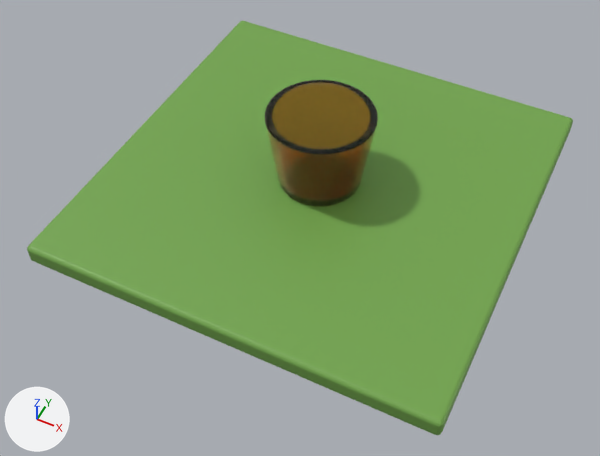
An edit to the glTF model static/cup.glb, drawn before and after from the same camera.
Camera for both pictures: a 50 mm lens placed at (3.02, -6.57, 7.16), pointed at (0.03, -0.59, -0.32). Arrows for +X, +Y and +Z are at lower left; the lights stay in place. Where no turn or scale is listed for an object, it has been applied to the vertices.
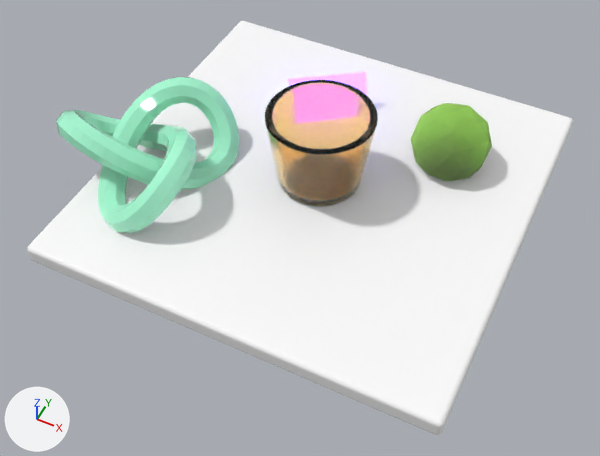
Commit message: feat: showcase more material types

Boxes (x1, y1, x2, y2) around the edits, measured in the pictures (600 x 456 px):
'Plane', recoloured (green to white)
    both: (27, 21, 573, 435)
'TorusKnot', added (green)
    after: (56, 77, 239, 233)
'Cylinder', recoloured
    both: (265, 80, 378, 206)
'Icosphere', added (green)
    after: (410, 103, 492, 181)
'Cube', added
    after: (288, 72, 367, 95)

Edits to the bpy script that builds the scene:
```text
Change mat_material_001:
    mat_material_001.base_color: (0.167, 0.374, 0.07) -> (1.0, 1.0, 1.0)  # green #72a54b -> white #ffffff
Change mat_material:
    mat_material.base_color: (1.0, 0.319, 0.194) -> (1.0, 0.667, 0.262)  # orange #ff997a -> beige #ffd58c
Add mat_material_004:
    mat_material_004 = principled_material('Material.004')
    mat_material_004.base_color = (0.8, 0.8, 0.8)  # white #e7e7e7
    mat_material_004.emission_color = (0.192, 0.0308, 1.0)  # purple #7931ff
    mat_material_004.emission_strength = 3.0
Add mat_material_003:
    mat_material_003 = principled_material('Material.003')
    mat_material_003.base_color = (0.409, 1.0, 0.691)  # green #abffd9
    mat_material_003.roughness = 0.0
Add mat_material_002:
    mat_material_002 = principled_material('Material.002')
    mat_material_002.base_color = (0.486, 0.8, 0.196)  # green #b9e77a
    mat_material_002.roughness = 1.0
    mat_material_002.transmission_weight = 1.0
Add me_cube:
    me_cube.from_pydata([(0.566, 0.072, -0.43), (0.538, 0.112, -0.457), (0.289, 0.468, 0.457), (0.261, 0.508, 0.43), (-0.261, -0.508, -0.43), (-0.289, -0.468, -0.457), (-0.538, -0.112, 0.457), (-0.566, -0.072, 0.43)], [], [(0, 1, 3), (0, 3, 2), (2, 3, 7), (2, 7, 6), (6, 7, 5), (6, 5, 4), (4, 5, 1), (4, 1, 0), (2, 6, 4), (2, 4, 0), (7, 3, 1), (7, 1, 5)])
    me_cube.materials.append(mat_material_004)  # white #e7e7e7
Add me_torusknot:
    me_torusknot.from_pydata(...)  # 640 vertices, 1280 faces; spans x -1.18..0.86, y -1.08..1.08, z -0.5..0.5
    me_torusknot.materials.append(mat_material_003)  # green #abffd9
Add me_icosphere:
    me_icosphere.from_pydata(...)  # an icosphere of 80 faces spanning x -0.468..0.468, y -0.492..0.492, z -0.492..0.492
    me_icosphere.materials.append(mat_material_002)  # green #b9e77a
Add ob_cube:
    ob_cube = bpy.data.objects.new('Cube', me_cube)
    ob_cube.location = (-0.38, 1.09, 0.03)
Add ob_torusknot:
    ob_torusknot = bpy.data.objects.new('TorusKnot', me_torusknot)
    ob_torusknot.location = (-1.91, -0.78, 0.32)
Add ob_icosphere:
    ob_icosphere = bpy.data.objects.new('Icosphere', me_icosphere)
    ob_icosphere.location = (1.29, 0.98, 0.31)
```
